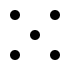
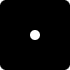
The second 70 × 70 image is a revision of the first. Changes to its layers:
hid "five" over (x1=10, y1=10, x2=60, y2=60)
added layer "one_reversed" above "one" over (x1=30, y1=30, x2=40, y2=40)
added layer "background_reversed" above "background" over (x1=0, y1=0, x2=70, y2=70)
hid "background" over (x1=0, y1=0, x2=70, y2=70)
